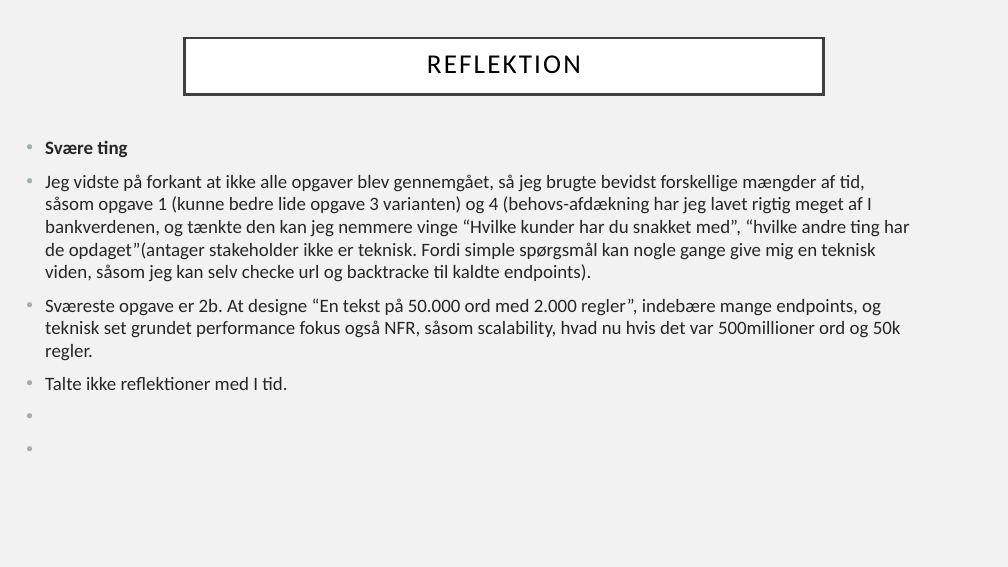
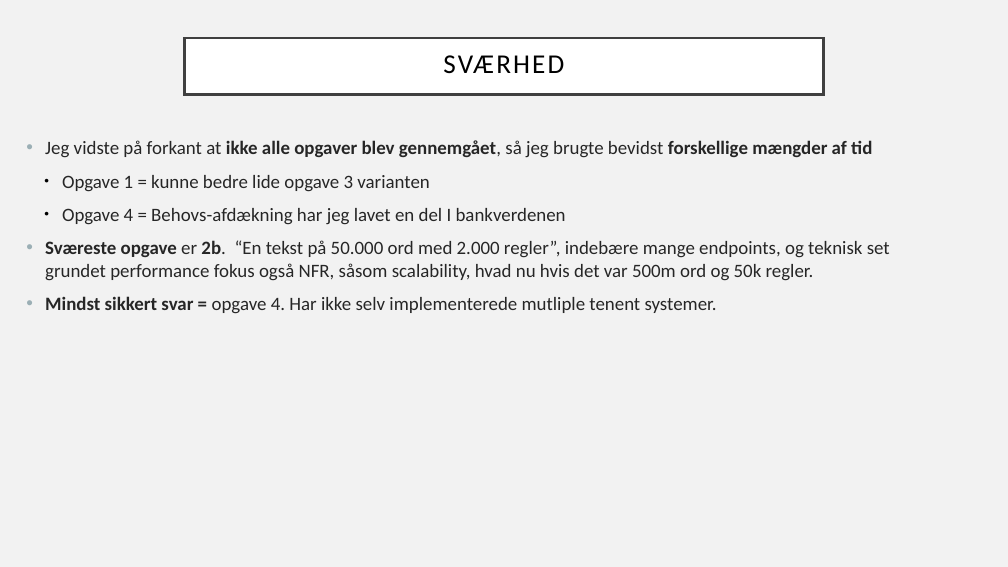
Before and after one commit to Grumlebob/JobInterviewRitzau, a slide deck: slide 14 of Ritzau.odp (slide 13 before the commit). Drawn at 1008x567 pixels with LibreOffice and Linux fonts; fonts in the diff are those of the drawing. Boxes give left, top, right and bottom in pixels: in the first picture for what was removed or moved away, otherwise in the second. Text is boxed around its words. In the diff, an @@ line names an element or a change of style, - is before the commit and + after.

Commit message:
opgave 1 og hyperlinks

```diff
--- a/Ritzau.odp
+++ b/Ritzau.odp
@@ title at (443,55,564,74): text changed @@
-REFLEKTION
+SVÆRHED
@@ text at (45,140,890,314): text changed @@
-• Svære ting
-• Jeg vidste på forkant at ikke alle opgaver blev gennemgået, så jeg brugte bevidst forskellige mængder af tid, såsom opgave 1 (kunne bedre lide opgave 3 varianten) og 4 (behovs-afdækning har jeg lavet rigtig meget af I bankverdenen, og tænkte den kan jeg nemmere vinge “Hvilke kunder har du snakket med”, “hvilke andre ting har de opdaget”(antager stakeholder ikke er teknisk. Fordi simple spørgsmål kan nogle gange give mig en teknisk viden, såsom jeg kan selv checke url og backtracke til kaldte endpoints).
-• Sværeste opgave er 2b. At designe “En tekst på 50.000 ord med 2.000 regler”, indebære mange endpoints, og teknisk set grundet performance fokus også NFR, såsom scalability, hvad nu hvis det var 500millioner ord og 50k regler.
-• Talte ikke reflektioner med I tid.
+• Jeg vidste på forkant at ikke alle opgaver blev gennemgået, så jeg brugte bevidst forskellige mængder af tid
+  ● Opgave 1 = kunne bedre lide opgave 3 varianten
+  ● Opgave 4 = Behovs-afdækning har jeg lavet en del I bankverdenen
+• Sværeste opgave er 2b. “En tekst på 50.000 ord med 2.000 regler”, indebære mange endpoints, og teknisk set grundet performance fokus også NFR, såsom scalability, hvad nu hvis det var 500m ord og 50k regler.
+• Mindst sikkert svar = opgave 4. Har ikke selv implementerede mutliple tenent systemer.
```
Also in this commit, not shown: 7 other slides changed, 4 slides added, 4 other files.
